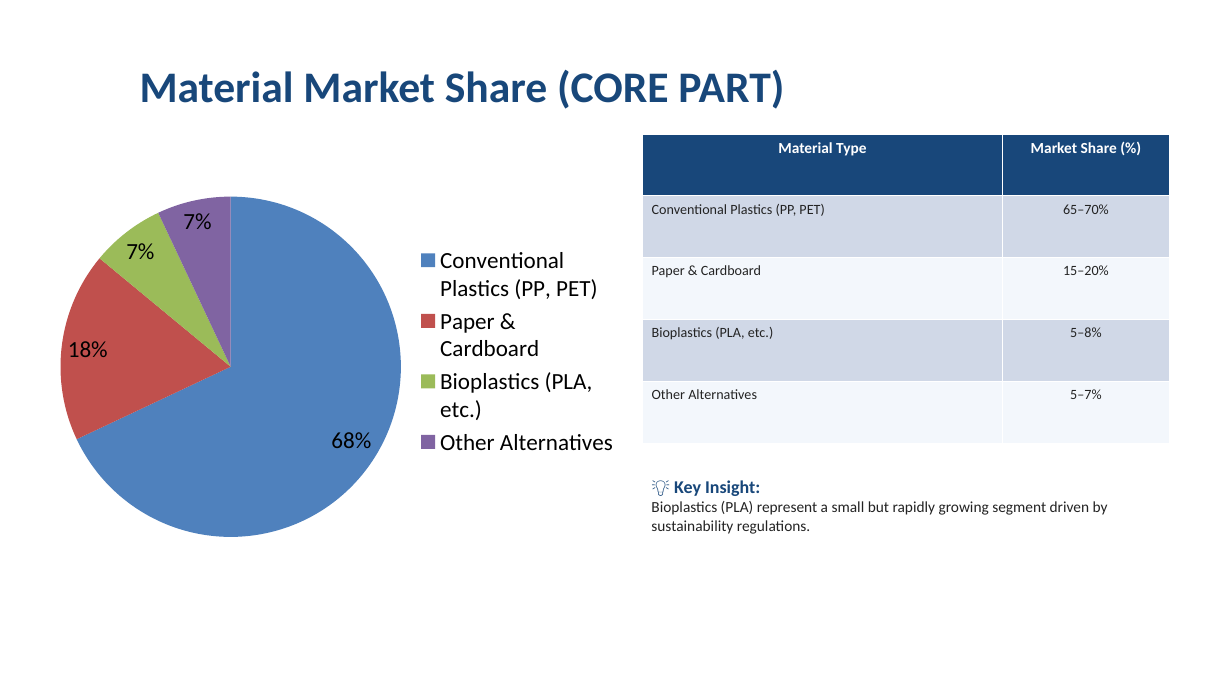
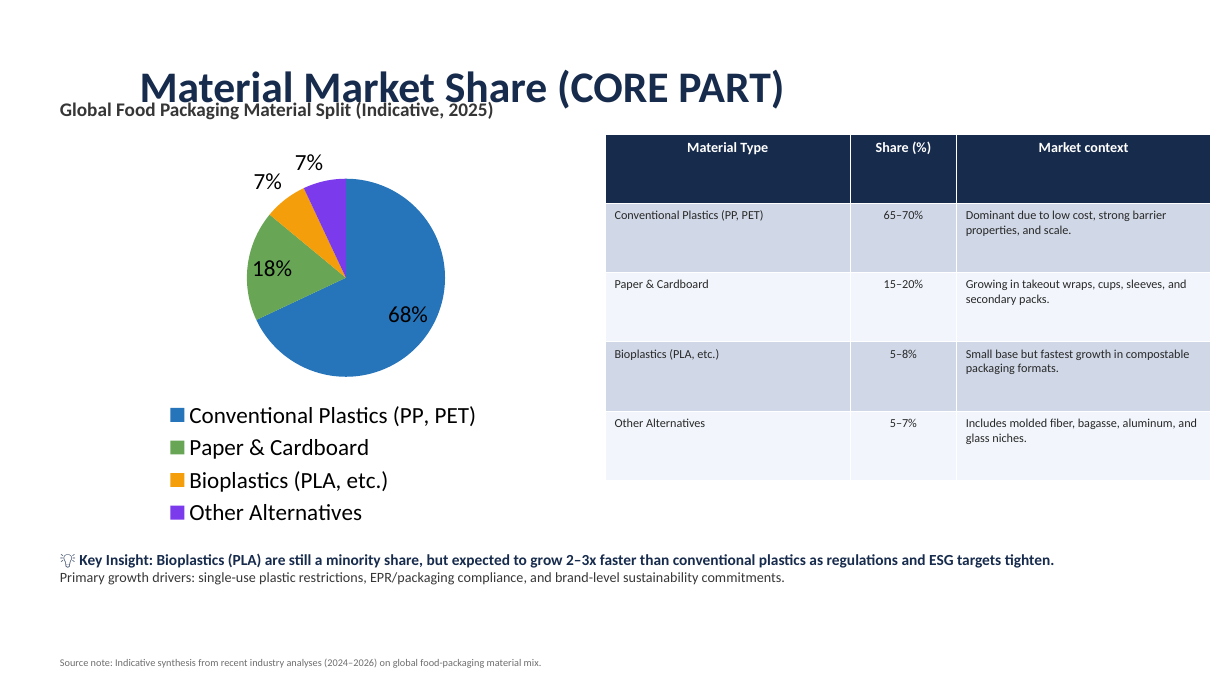
Before and after one commit to aniket-kanani-3107/aniket-kanani-3107.github.io, a slide deck: slide 8 of Food-Packaging-Containers.pptx. Drawn at 1232x693 pixels with LibreOffice and Linux fonts; fonts in the diff are those of the drawing. Boxes give left, top, right and bottom in pixels: in the first picture for what was removed or moved away, otherwise in the second. Text is boxed around its words. In the diff, an @@ line names an element or a change of style, - is before the commit and + after.

```diff
--- a/Food-Packaging-Containers.pptx
+++ b/Food-Packaging-Containers.pptx
@@ title "Material Market Share (CORE PART)" at (140, 70, 784, 113): text colour #18477A to #172B4D @@
@@ text added at (60, 100, 494, 120), 15 pt, text #363636, bold @@
+Global Food Packaging Material Split (Indicative, 2025)
@@ pie chart at (51, 134, 596, 531) @@
@@ colours of single points changed @@
@@ legend changed @@
@@ pie chart: place and size @@
-pie chart at (46, 129, 628, 573)
+pie chart at (51, 134, 596, 531)
@@ table at (605, 134, 1211, 481) @@
-column 2: Market Share (%) | 65–70% | 15–20% | 5–8% | 5–7%
+column 2: Share (%) | 65–70% | 15–20% | 5–8% | 5–7%
+column 3: Market context | Dominant due to low cost, strong barrier properties, and scale. | Growing in takeout wraps, cups, sleeves, and secondary packs. | Small base but fastest growth in compostable packaging formats. | Includes molded fiber, bagasse, aluminum, and glass niches.
@@ table: place and size @@
-table at (642, 134, 1169, 444)
+table at (605, 134, 1211, 481)
@@ text removed at (651, 480, 1108, 534) @@
-💡 Key Insight:
-Bioplastics (PLA) represent a small but rapidly growing segment driven by sustainability regulations.
@@ text added at (60, 554, 1055, 585), 12 pt, text #172B4D, bold @@
+💡 Key Insight: Bioplastics (PLA) are still a minority share, but expected to grow 2–3x faster than conventional plastics as regulations and ESG targets tighten.
+Primary growth drivers: single-use plastic restrictions, EPR/packaging compliance, and brand-level sustainability commitments.
@@ text added at (60, 659, 542, 668), 8 pt, text #6E6E6E @@
+Source note: Indicative synthesis from recent industry analyses (2024–2026) on global food-packaging material mix.
```
